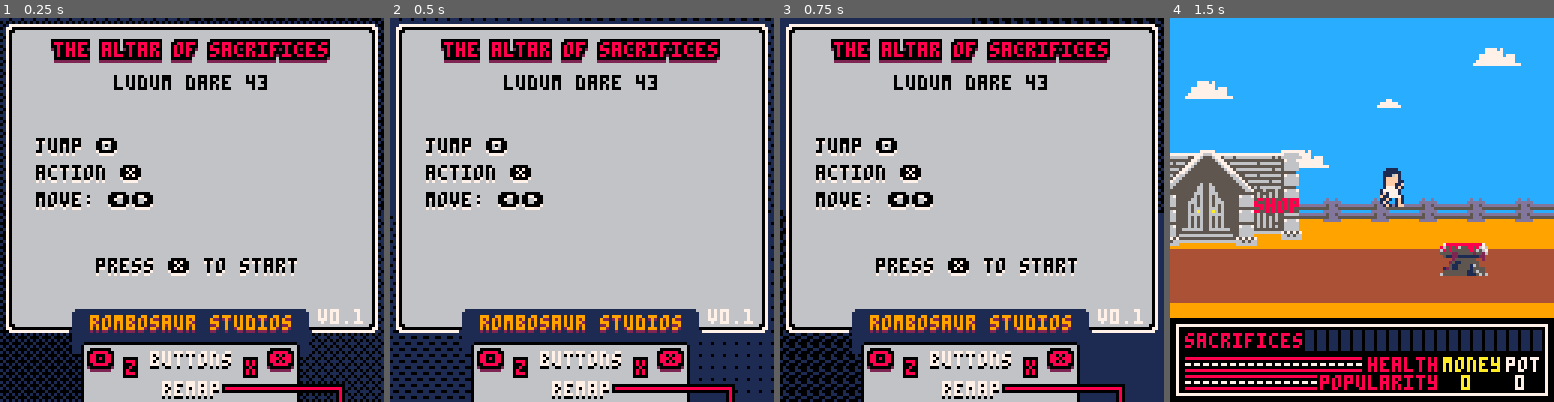
Above: before the commit, frames 1-4 (left to right).
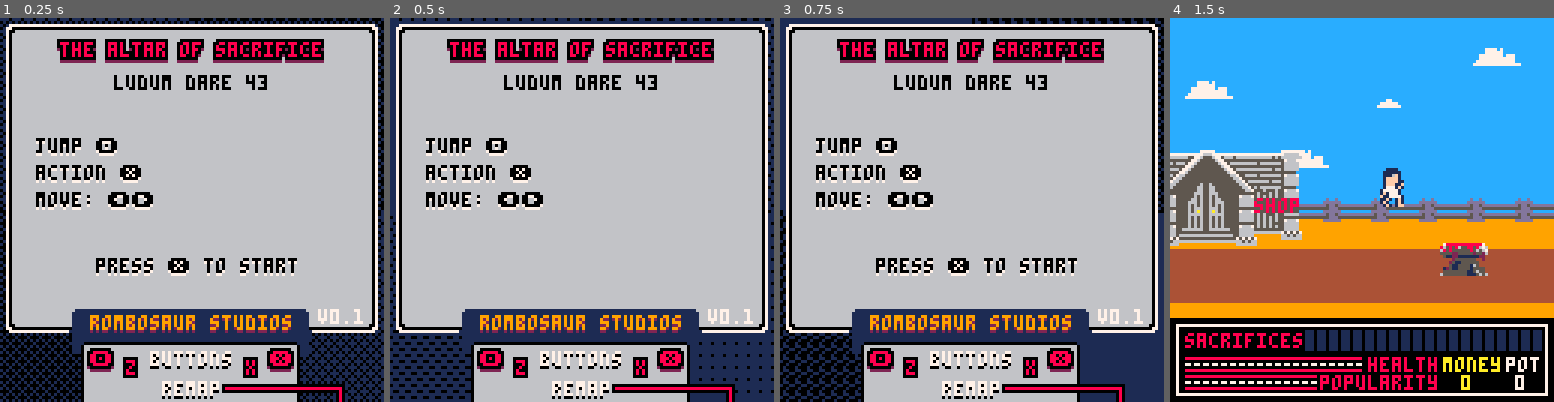
Above: after the commit, the same moments.

Repository: Rombusevil/ld43-the-altar-of-sacrifice
Game: PICO-8 cartridge ld43.p8
Same seed, same stepped clock (60 frames per second), same inputs: the game is played once before the commit and once after it.
Inputs (mouse positions are in pixels of both pictures, inside the frame that each line leads up to):
- Up to frame 1 (0.25 s): no input
- Up to frame 2 (0.5 s): tap O (Z key) at 0.33 s
- Up to frame 3 (0.75 s): click (849, 121) at 0.67 s; tap O (Z key) at 0.7 s
- Up to frame 4 (1.5 s): tap X (X key) at 1.07 s; click (1300, 267) at 1.22 s; tap O (Z key) at 1.43 s

The runs differ from the first frame. In frame 1, 1.9% of the frame differs, in the area x 13-86%, y 5-12%; in frame 2, 1.9%; in frame 3, 1.9%; in frame 4, nothing differs.

Commit message:
typo in title. lower music volume that was clipping on html5

Diff:
--- a/ld43.p8
+++ b/ld43.p8
@@ -1,5 +1,5 @@
 pico-8 cartridge // http://www.pico-8.com
-version 15
+version 16
 __lua__
 -- made with super-fast-framework
 
@@ -273,7 +273,7 @@
     local texts={}
 	music(0)
 	sfx(0)
-	add(texts, tutils({text="the altar of sacrifices",centerx=true,y=8,fg=8,bg=0,bordered=true,shadowed=true,sh=2}))
+	add(texts, tutils({text="the altar of sacrifice",centerx=true,y=8,fg=8,bg=0,bordered=true,shadowed=true,sh=2}))
 	add(texts, tutils({text="ludum dare 43",centerx=true,y=19,fg=0,bg=0,bordered=false,shadowed=false,sh=2}))
 	add(texts, tutils({text="rombosaur studios",centerx=true,y=99,fg=9,sh=2,shadowed=true}))
 	local yy=40
--- a/menu_state.lua
+++ b/menu_state.lua
@@ -5,7 +5,7 @@
 
 	music(0)
 	sfx(0)
-	add(texts, tutils({text="the altar of sacrifices",centerx=true,y=8,fg=8,bg=0,bordered=true,shadowed=true,sh=2}))
+	add(texts, tutils({text="the altar of sacrifice",centerx=true,y=8,fg=8,bg=0,bordered=true,shadowed=true,sh=2}))
 	add(texts, tutils({text="ludum dare 43",centerx=true,y=19,fg=0,bg=0,bordered=false,shadowed=false,sh=2}))
 	add(texts, tutils({text="rombosaur studios",centerx=true,y=99,fg=9,sh=2,shadowed=true}))
 	local yy=40
Not shown, changed: the sound effects (__sfx__) section of ld43.p8
